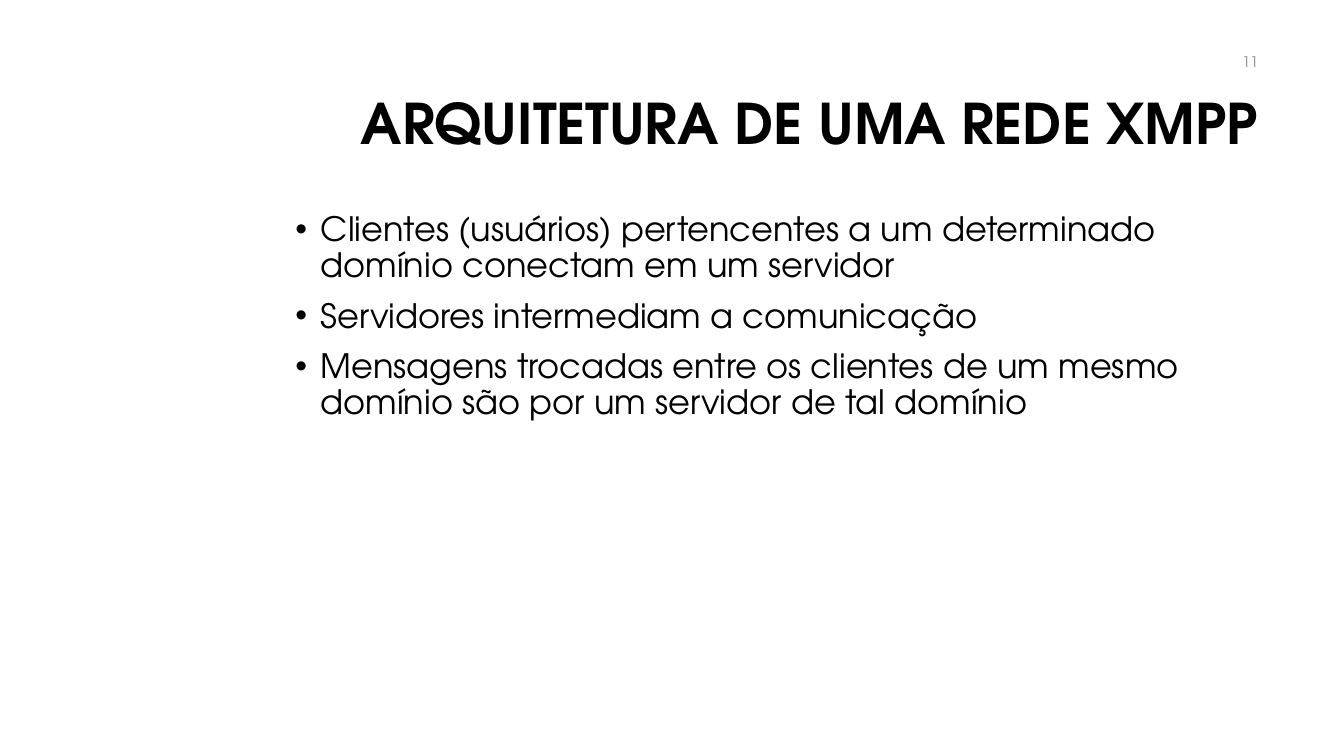
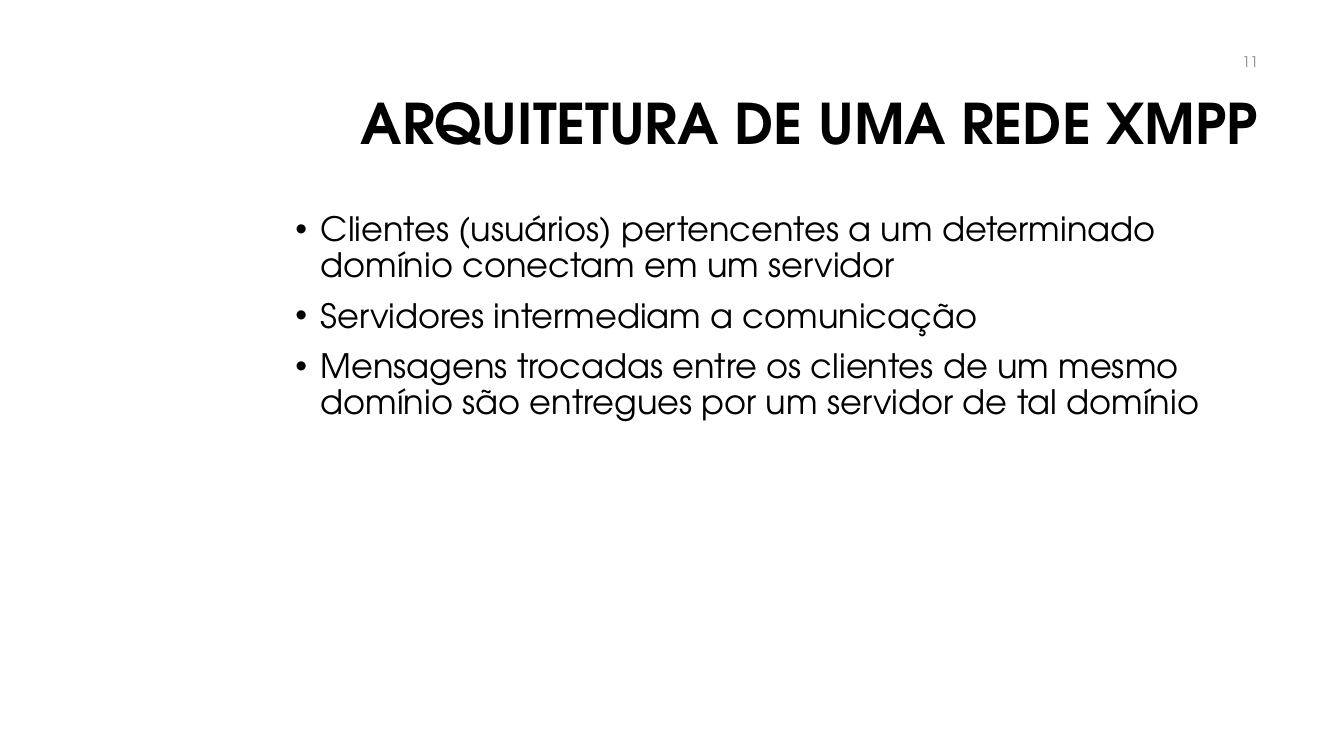
Before and after one commit to manoelcampos/sistemas-distribuidos, a slide deck: slide 11 of projects/06-xmpp-chat-client/xmpp.pptx. Drawn at 1344x756 pixels with LibreOffice and Linux fonts; fonts in the diff are those of the drawing; background and template pictures are left out. Boxes give left, top, right and bottom in pixels: in the first picture for what was removed or moved away, otherwise in the second. Text is boxed around its words. In the diff, an @@ line names an element or a change of style, - is before the commit and + after.

Commit message:
Atualiza apresentação xmpp

```diff
--- a/projects/06-xmpp-chat-client/xmpp.pptx
+++ b/projects/06-xmpp-chat-client/xmpp.pptx
@@ text at (321, 353, 1199, 422): text changed @@
-• Mensagens trocadas entre os clientes de um mesmo domínio são por um servidor de tal domínio
+• Mensagens trocadas entre os clientes de um mesmo domínio são entregues por um servidor de tal domínio
```
Also in this commit, not shown: 3 other slides changed.
